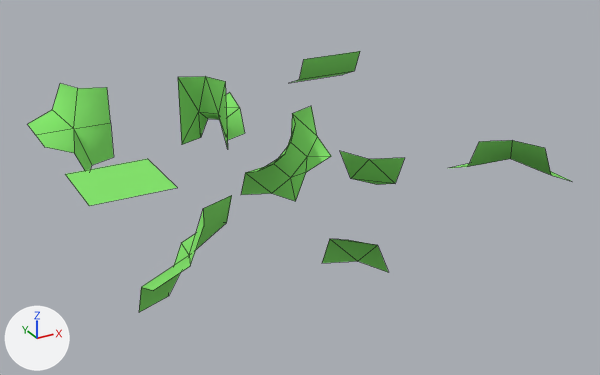
Before and after pictures for a commit that changed the Blender file datas/meshes/chunck-parts-lod-1.blend.
Camera for both pictures: a 50 mm camera at (-1.91, -6.13, 4.24) aimed at (2.67, 2.19, 0.08). The lights are fixed; the arrows at lower left show +X, +Y and +Z. Mesh edges are drawn as thin lines.

Before the edit, the objects in view are built like this:
```python
ob_10000000 = bpy.data.objects.new('10000000', me_10000000)
ob_10000000.location = (0.0, 0.0, 0.0)
ob_10000010 = bpy.data.objects.new('10000010', me_10000010)
ob_10000010.location = (2.0, 0.0, 0.0)
ob_10000100 = bpy.data.objects.new('10000100', me_10000100)
ob_10000100.location = (2.0, 2.0, 0.0)
ob_10101000 = bpy.data.objects.new('10101000', me_10101000)
ob_10101000.location = (2.0, 4.0, 0.0)
ob_10110010 = bpy.data.objects.new('10110010', me_10110010)
ob_10110010.location = (0.0, 4.0, 0.0)
ob_11100100 = bpy.data.objects.new('11100100', me_11100100)
ob_11100100.location = (0.0, 0.0, 0.0)
ob_11110000 = bpy.data.objects.new('11110000', me_11110000)
ob_11110000.location = (0.0, 2.0, 0.0)
ob_11111000 = bpy.data.objects.new('11111000', me_11111000)
ob_11111000.location = (4.0, 0.0, 0.0)
ob_11111100 = bpy.data.objects.new('11111100', me_11111100)
ob_11111100.location = (4.0, 4.0, 0.0)
```
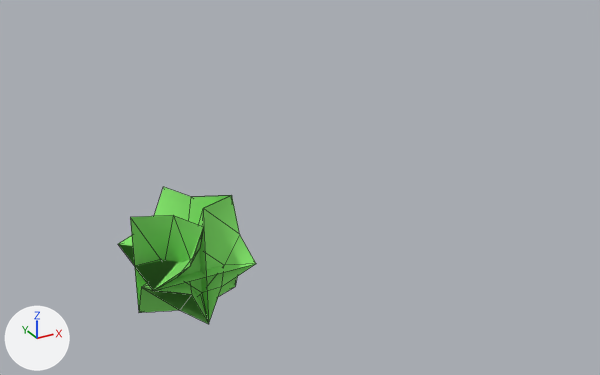
The newer file is also turned or shifted as a whole; pictures and numbers use the older file's frame.

Changed parts and their boxes (x1, y1, x2, y2) in the pictures (600 x 375 px):
```json
{"object": "10000100", "change": "mesh moved", "before": [241, 106, 331, 201], "after": [139, 195, 256, 322]}
{"object": "10110010", "change": "mesh moved", "before": [28, 83, 114, 170], "after": [119, 187, 235, 322]}
{"object": "10101000", "change": "mesh moved", "before": [178, 76, 245, 148], "after": [130, 215, 209, 324]}
{"object": "11110000", "change": "mesh moved", "before": [65, 159, 177, 206], "after": [118, 244, 254, 291]}
{"object": "10000010", "change": "mesh moved", "before": [322, 151, 405, 272], "after": [142, 195, 223, 324]}
{"object": "11111000", "change": "deleted", "before": [451, 140, 571, 181], "on screen": "green"}
{"object": "11111100", "change": "deleted", "before": [290, 51, 360, 83], "on screen": "green"}
{"object": "10000000", "change": "shown", "after": [143, 288, 207, 321]}
{"object": "11000000", "change": "added", "after": [228, 277, 237, 286]}
{"object": "11100100", "change": "unchanged, covered by the edit", "before": [139, 195, 232, 312], "after": [142, 211, 204, 290]}
```

Scene script edits in JSON lines:
```json
{"block": "me_11110000", "where": "me_11110000.from_pydata(...)  # 4 vertices, 1 face; spans x 0.0..1.0, y 0.0..1.0, z 0.5"}
{"block": "me_11110000", "where": "# used by ob_11110000; location = (0.0, 2.0, 0.0)"}
{"block": "me_11110000", "change": "me_11110000 part 1: the whole mesh is moved by (0.0, -2.0, 0.0)"}
{"block": "me_10110010", "where": "me_10110010.from_pydata(...)  # 13 vertices, 6 faces; spans x 0.0..1.0, y 0.0..1.0, z 0.0..1.0"}
{"block": "me_10110010", "where": "# used by ob_10110010; location = (0.0, 4.0, 0.0)"}
{"block": "me_10110010", "change": "me_10110010 part 2: the whole mesh is moved by (0.0, -4.0, 0.0)"}
{"block": "me_10101000", "where": "me_10101000.from_pydata(...)  # 24 vertices, 14 faces, 6 loose edges; spans x 0.0..1.0, y 0.0..1.0, z 0.0..1.0"}
{"block": "me_10101000", "where": "# used by ob_10101000; location = (2.0, 4.0, 0.0)"}
{"block": "me_10101000", "change": "me_10101000 part 3: the whole mesh is moved by (-2.0, -4.0, 0.0)"}
{"block": "me_10000100", "where": "me_10000100.from_pydata(...)  # 16 vertices, 15 faces; spans x 0.0..1.0, y 0.0..0.5, z 0.0..1.0"}
{"block": "me_10000100", "where": "# used by ob_10000100; location = (2.0, 2.0, 0.0)"}
{"block": "me_10000100", "change": "me_10000100 part 4: the whole mesh is moved by (-2.0, -2.0, 0.0)"}
{"block": "me_10000010", "where": "me_10000010.from_pydata(...)  # 12 vertices, 8 faces; spans x 0.0..1.0, y 0.0..1.0, z 0.0..1.0"}
{"block": "me_10000010", "where": "# used by ob_10000010; location = (2.0, 0.0, 0.0)"}
{"block": "me_10000010", "change": "me_10000010 part 5: the whole mesh is moved by (-2.0, 0.0, 0.0)"}
{"op": "add", "block": "me_11000000", "code": ["me_11000000 = bpy.data.meshes.new('11000000')", "me_11000000.from_pydata([(0.5, -0.146, -0.146), (-0.5, -0.146, -0.146), (-0.5, -0.5, 0.0), (-0.5, 0.0, -0.5), (0.5, -0.5, 0.0), (0.5, 0.0, -0.5)], [], [(0, 1, 2, 4), (5, 3, 1, 0)])", "me_11000000.polygons.foreach_set('use_smooth', [True] * 2)", "me_11000000.materials.append(mat_green)  # green #87e76f"]}
{"op": "remove", "block": "ob_10000000", "code": "ob_10000000.hide_set(True)"}
{"op": "remove", "block": "ob_11111100", "code": ["ob_11111100 = bpy.data.objects.new('11111100', me_11111100)", "ob_11111100.location = (4.0, 4.0, 0.0)"]}
{"op": "remove", "block": "ob_11111000", "code": ["ob_11111000 = bpy.data.objects.new('11111000', me_11111000)", "ob_11111000.location = (4.0, 0.0, 0.0)"]}
{"op": "add", "block": "ob_11000000", "code": ["ob_11000000 = bpy.data.objects.new('11000000', me_11000000)", "ob_11000000.location = (0.5, 0.5, 0.5)"]}
```
